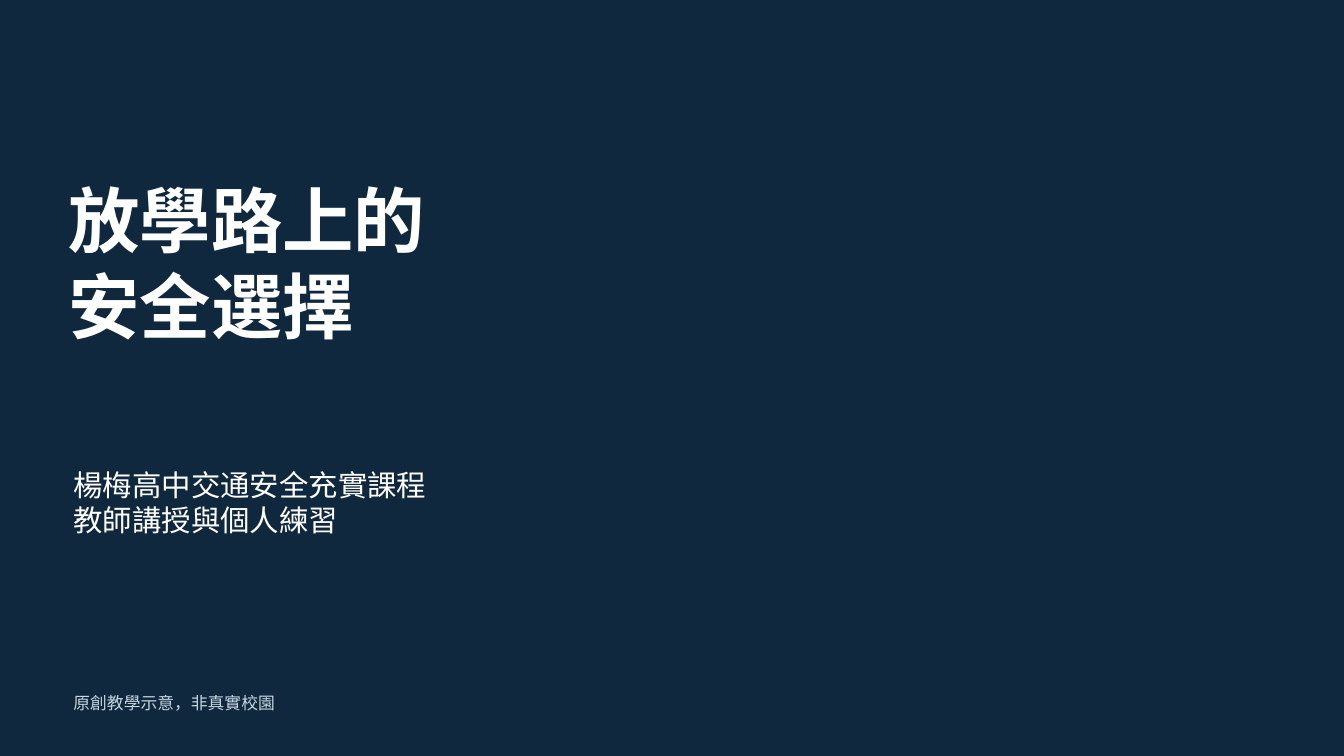
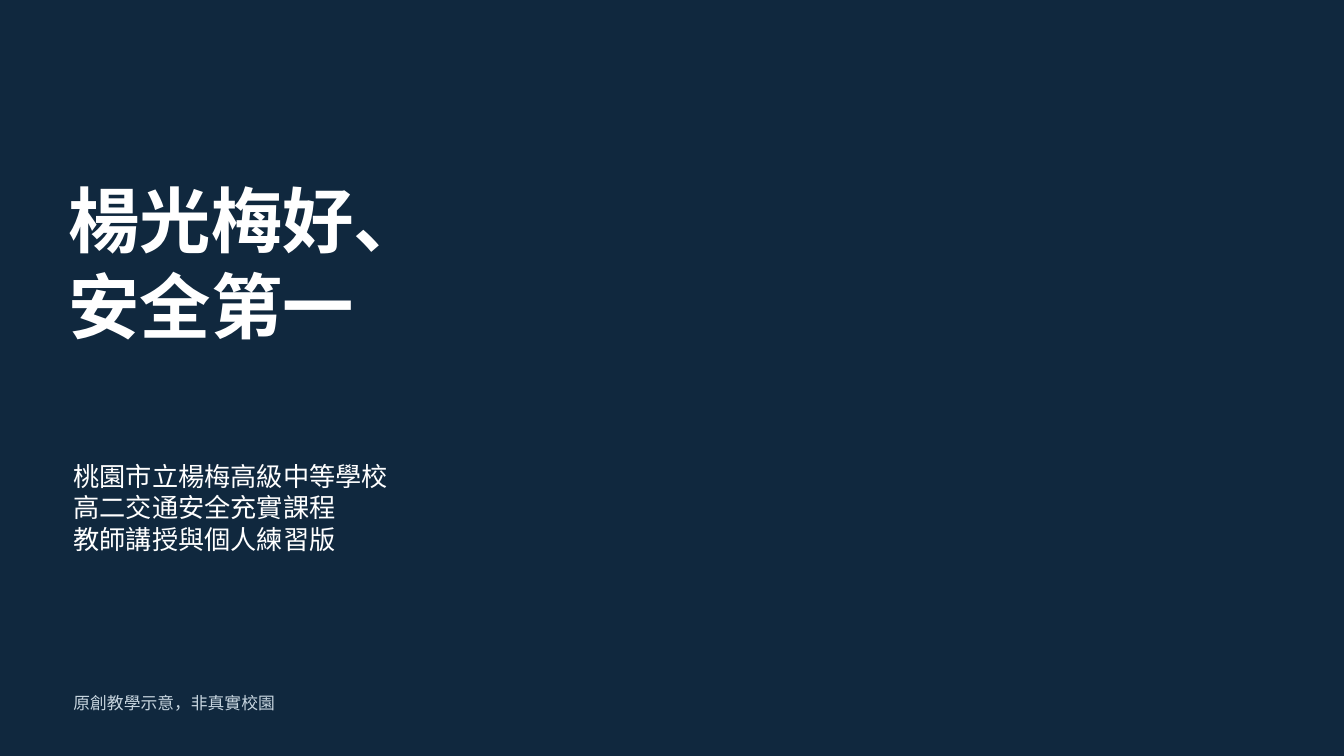
Before and after one commit to YOYO-MAN/yangmei-road-safety, a slide deck: slide 1 of teacher-led/materials/teacher-slides.pptx. Drawn at 1344x756 pixels with LibreOffice and Linux fonts; fonts in the diff are those of the drawing; background and template pictures are left out. Boxes give left, top, right and bottom in pixels: in the first picture for what was removed or moved away, otherwise in the second. Text is boxed around its words. In the diff, an @@ line names an element or a change of style, - is before the commit and + after.

```diff
--- a/teacher-led/materials/teacher-slides.pptx
+++ b/teacher-led/materials/teacher-slides.pptx
@@ text at (68, 186, 425, 340): text changed @@
-放學路上的
-安全選擇
+楊光梅好、
+安全第一
@@ text at (73, 464, 387, 551): text changed; size 21 to 18.8 pt @@
-楊梅高中交通安全充實課程
-教師講授與個人練習
+桃園市立楊梅高級中等學校
+高二交通安全充實課程
+教師講授與個人練習版
```
Also in this commit, not shown: 4 other slides changed, 29 other files.
